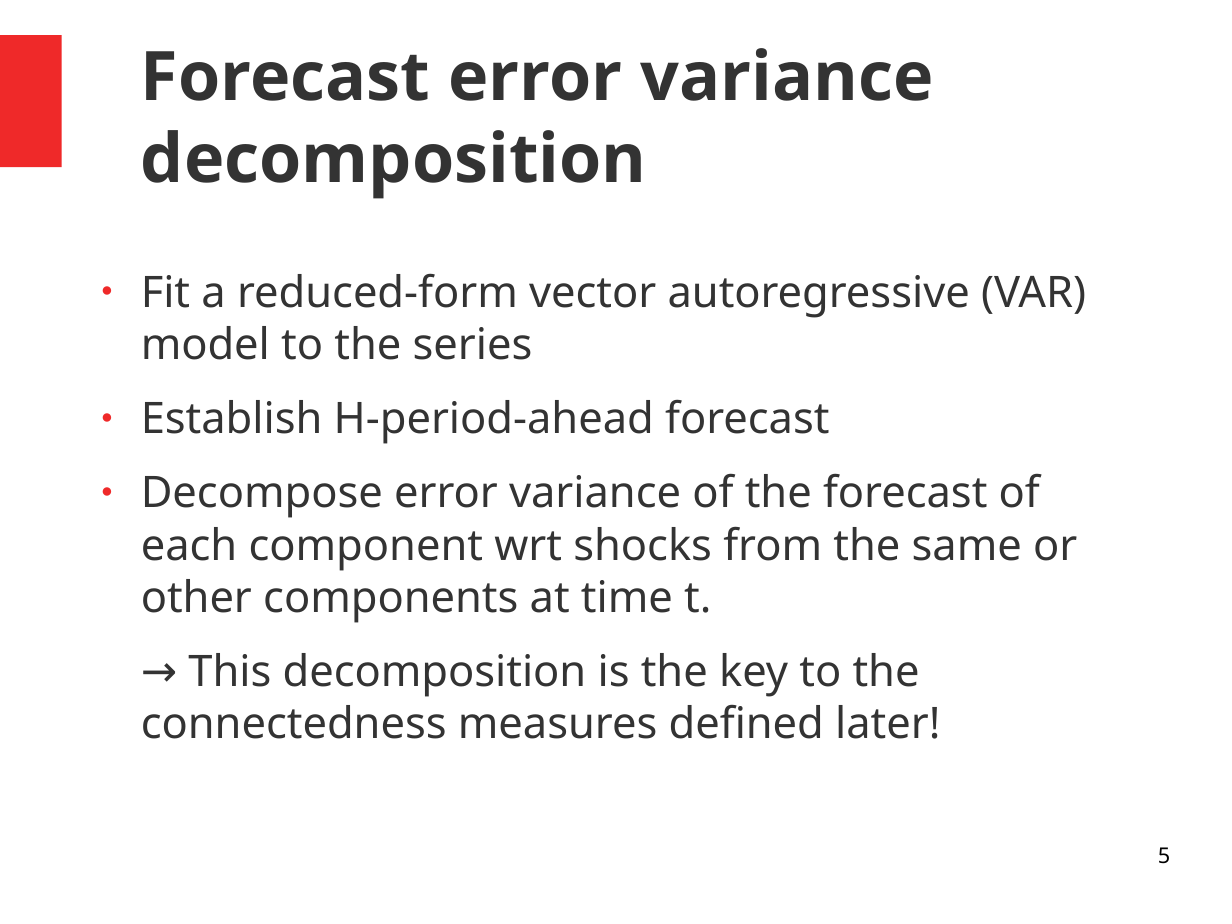
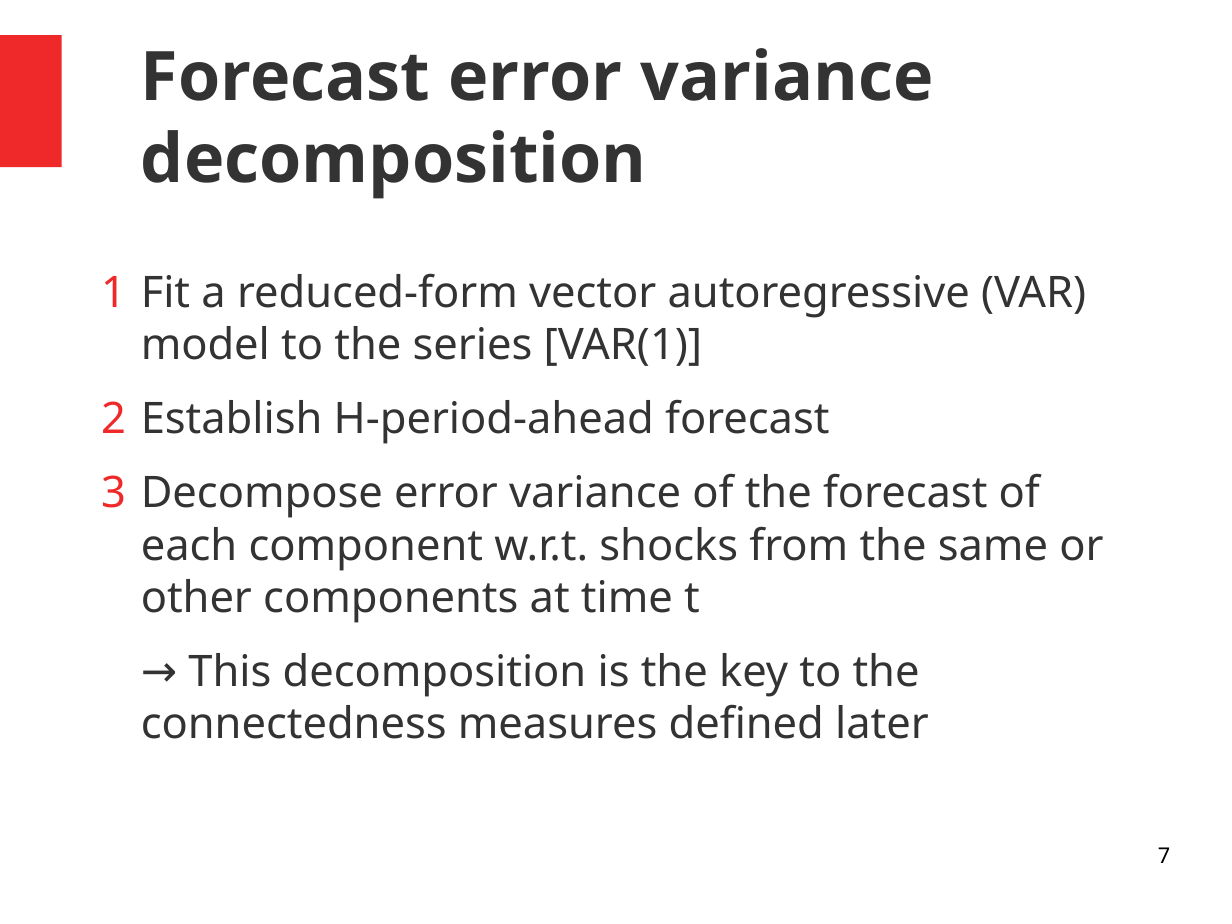
Before and after one commit to alexaoh/finance, a slide deck: slide 7 of NotesFromArticle.odp (slide 5 before the commit). Drawn at 1232x924 pixels with LibreOffice and Linux fonts; fonts in the diff are those of the drawing. Boxes give left, top, right and bottom in pixels: in the first picture for what was removed or moved away, otherwise in the second. Text is boxed around its words. In the diff, an @@ line names an element or a change of style, - is before the commit and + after.

```diff
--- a/NotesFromArticle.odp
+++ b/NotesFromArticle.odp
@@ text at <box>141,273,1086,366</box>: text changed @@
-● Fit a reduced-form vector autoregressive (VAR) model to the series
+1 Fit a reduced-form vector autoregressive (VAR) model to the series [VAR(1)]
@@ text at <box>141,473,1103,739</box>: text changed @@
-● Decompose error variance of the forecast of each component wrt shocks from the same or other components at time t.
-→ This decomposition is the key to the connectedness measures defined later!
+3 Decompose error variance of the forecast of each component w.r.t. shocks from the same or other components at time t
+→ This decomposition is the key to the connectedness measures defined later
@@ page number at <box>1158,847,1170,863</box>: text changed @@
-5
+7
```
Also in this commit, not shown: 5 other slides changed, 6 slides added, 3 other files.
